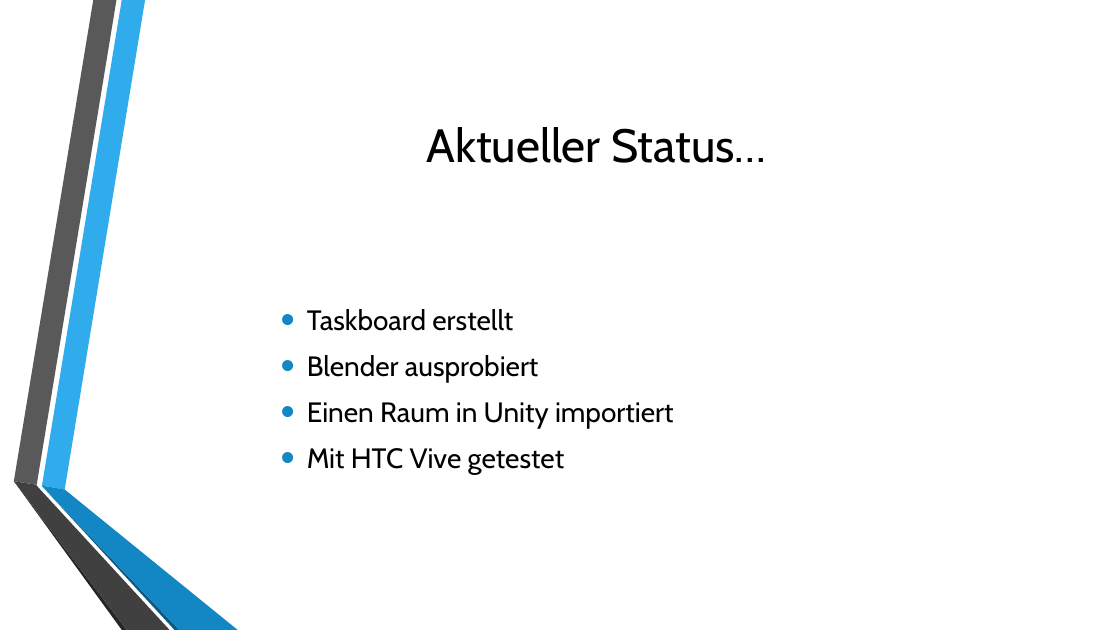
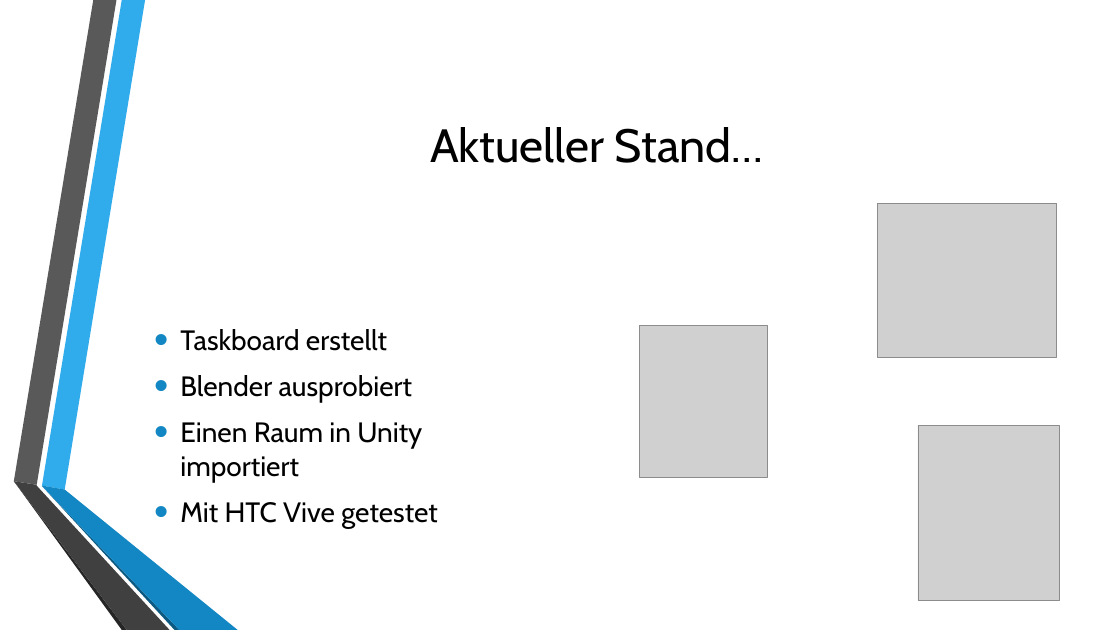
Before and after one commit to SrAguacate/Animations, a slide deck: slide 2 of Prototype1/Prototype1.pptx. Drawn at 1120x630 pixels with LibreOffice and Linux fonts; fonts in the diff are those of the drawing; grey boxes stand for pictures; background and template pictures are left out. Boxes give left, top, right and bottom in pixels: in the first picture for what was removed or moved away, otherwise in the second. Text is boxed around its words. In the diff, an @@ line names an element or a change of style, - is before the commit and + after.

```diff
--- a/Prototype1/Prototype1.pptx
+++ b/Prototype1/Prototype1.pptx
@@ title at [430,127,763,163]: text changed @@
-Aktueller Status…
+Aktueller Stand…
@@ picture added at [877,203,1057,358] @@
@@ text "Taskboard erstellt" rewrapped from [307,309,674,475] to [180,329,438,528] @@
@@ picture added at [639,326,767,477] @@
@@ picture added at [918,425,1060,601] @@
```
Also in this commit, not shown: 2 other slides changed, 1 slide added, 1 slide removed, 4 other files.
